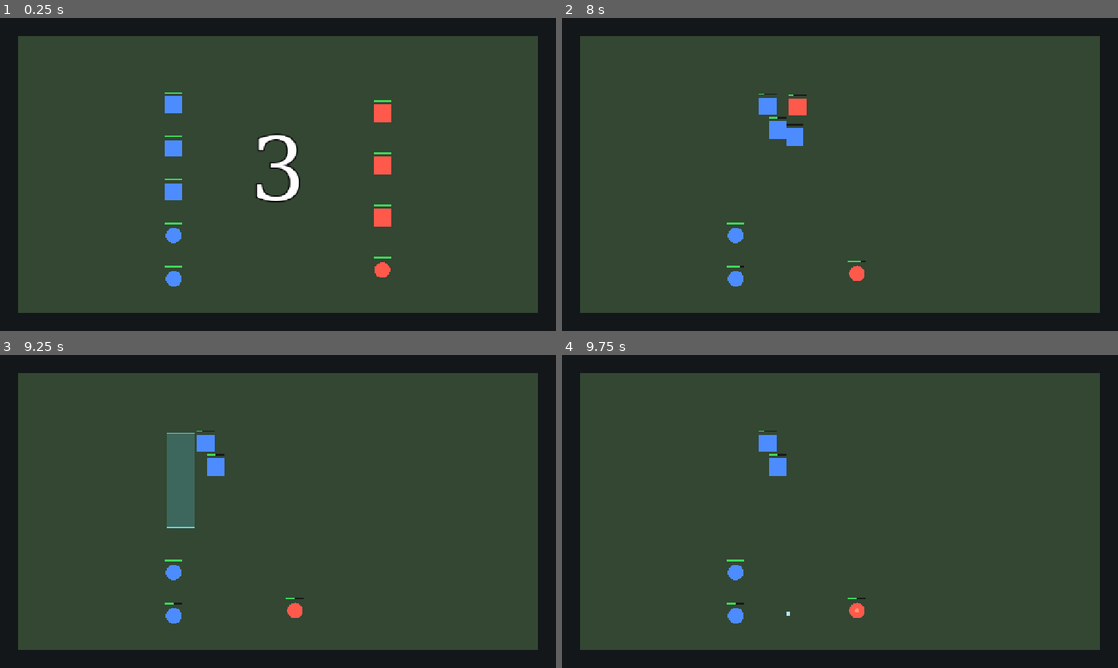
Above: before the commit, frames 1-4 (two rows, left to right).
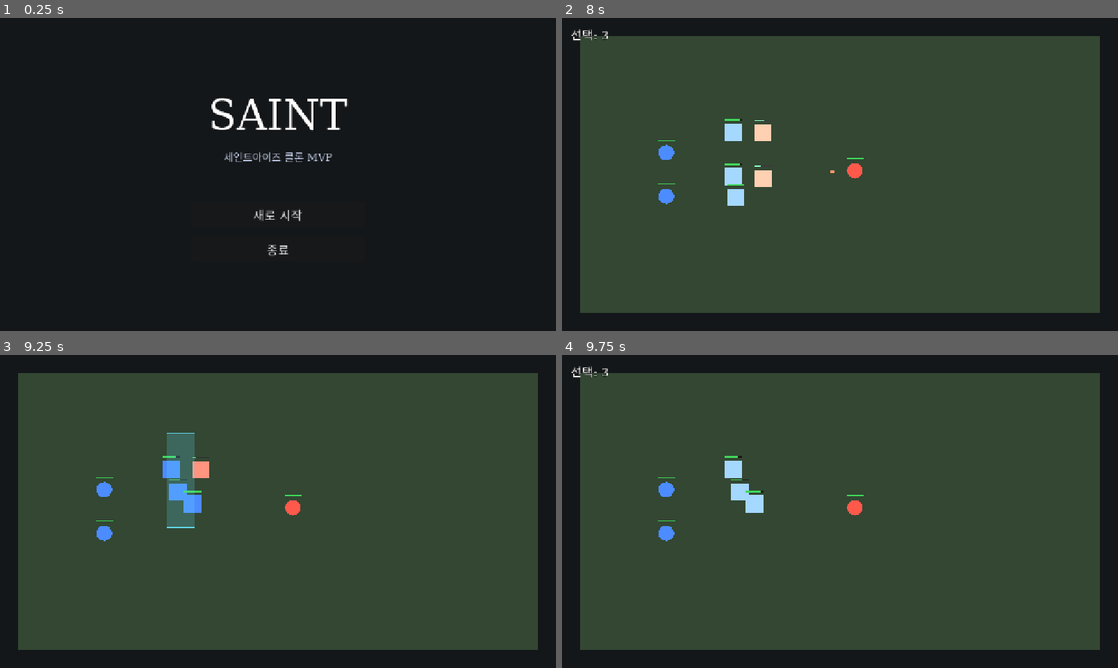
Above: after the commit, the same moments.

Repository: nugurejeil/projectSaint
Game: Godot game, scene res://scenes/Title.tscn
Same seed, same stepped clock (60 frames per second), same inputs: the game is played once before the commit and once after it. Before the commit the project starts from res://scenes/Main.tscn.
Inputs (mouse positions are in pixels of both pictures, inside the frame that each line leads up to):
- Up to frame 1 (0.25 s): no input
- Up to frame 2 (8 s): click (840, 215) at 0.5 s, where only the run after the commit has a clickable "새로 시작"; click (840, 240) at 1.25 s, where only the run after the commit has a clickable "타이틀로"; click (840, 249) at 2 s, where only the run after the commit has a clickable "이어하기"; click (840, 208) at 2.75 s, where only the run after the commit has a clickable "전투 시작"; tap Enter at 3.5 s; move the mouse to (962, 158) at 3.52 s; tap R at 3.6, 5.3, 6.8 s; click (962, 158) at 3.67 s; drag from (728, 190) to (762, 105) at 4.27 s; move the mouse to (895, 105) at 5.02 s; tap 1 at 5.1 s; click (895, 105) at 5.17 s; drag from (812, 237) to (767, 152) at 5.77 s; move the mouse to (1006, 221) at 6.52 s; hold A 6.53-7.25 s; tap 3 at 6.6 s; click (1006, 221) at 6.67 s; drag from (673, 127) to (734, 277) at 7.27 s
- Up to frame 3 (9.25 s): move the mouse to (305, 511) at 8.02 s; hold S 8.03-8.75 s; tap R at 8.1 s; click (305, 511) at 8.17 s; drag from (194, 433) to (166, 527) at 8.77 s
- Up to frame 4 (9.75 s): move the mouse to (962, 495) at 9.52 s; tap 2 at 9.6 s; click (962, 495) at 9.67 s

The runs differ from the first frame. In frame 1, 82% of the frame differs, in the area x 3-97%, y 5-95%; in frame 2, 2.5%; in frame 3, 1.8%; in frame 4, 1.8%.

Commit message:
P8: 5-stage campaign with title/prep/result screens and save/load
- Expand Stages.gd to 5 stages with per-stage battlefield rects and varied deployments (P8-23-1, 23-2)
- Add GameState autoload for cross-scene state (current_stage, last battle stats) with user://save.json round-trip
- New Title and Prep scenes; Main becomes battle scene reading GameState (P8-24-1, 24-2)
- Result panel with kills/survivors and next/retry/title buttons; final win returns to title (P8-24-3, 24-4)
- Title shows "이어하기" only when save exists; policy: save persists on loss, deleted on final win or new start (P8-25)
- Buff player-only stats via PLAYER_MELEE/PLAYER_RANGED so ally combat power scales without touching enemies
- Renumber upcoming phases: mercenary/economy now P9, scale/tactics P10, game feel P11

Co-Authored-By: Claude Opus 4.7 (1M context) <noreply@anthropic.com>

Diff:
--- a/project.godot
+++ b/project.godot
@@ -11,9 +11,13 @@
 [application]
 
 config/name="Saint"
-run/main_scene="res://scenes/Main.tscn"
+run/main_scene="res://scenes/Title.tscn"
 config/features=PackedStringArray("4.7", "GL Compatibility")
 config/icon="res://icon.svg"
+
+[autoload]
+
+GameState="*res://scripts/GameState.gd"
 
 [display]
 
--- a/scenes/Main.tscn
+++ b/scenes/Main.tscn
@@ -20,18 +20,58 @@
 
 [node name="UI" type="CanvasLayer" parent="."]
 
-[node name="ResultLabel" type="Label" parent="UI"]
+[node name="ResultPanel" type="Control" parent="UI"]
 anchor_right = 1.0
 anchor_bottom = 1.0
-mouse_filter = 2
+visible = false
+
+[node name="Dim" type="ColorRect" parent="UI/ResultPanel"]
+anchor_right = 1.0
+anchor_bottom = 1.0
+color = Color(0, 0, 0, 0.55)
+
+[node name="VBox" type="VBoxContainer" parent="UI/ResultPanel"]
+anchor_left = 0.5
+anchor_top = 0.5
+anchor_right = 0.5
+anchor_bottom = 0.5
+offset_left = -260.0
+offset_top = -200.0
+offset_right = 260.0
+offset_bottom = 200.0
+alignment = 1
+theme_override_constants/separation = 22
+
+[node name="ResultTitle" type="Label" parent="UI/ResultPanel/VBox"]
 theme_override_colors/font_color = Color(1, 1, 1, 1)
 theme_override_colors/font_outline_color = Color(0, 0, 0, 1)
-theme_override_constants/outline_size = 12
-theme_override_font_sizes/font_size = 128
+theme_override_constants/outline_size = 8
+theme_override_font_sizes/font_size = 84
 theme_override_fonts/font = SubResource("SystemFont_result")
+text = "결과"
 horizontal_alignment = 1
-vertical_alignment = 1
-visible = false
+
+[node name="ResultStats" type="Label" parent="UI/ResultPanel/VBox"]
+theme_override_colors/font_color = Color(0.9, 0.95, 1, 1)
+theme_override_font_sizes/font_size = 26
+theme_override_fonts/font = SubResource("SystemFont_result")
+text = ""
+horizontal_alignment = 1
+
+[node name="Spacer" type="Control" parent="UI/ResultPanel/VBox"]
+custom_minimum_size = Vector2(0, 20)
+
+[node name="PrimaryButton" type="Button" parent="UI/ResultPanel/VBox"]
+custom_minimum_size = Vector2(0, 56)
+theme_override_font_sizes/font_size = 26
+theme_override_fonts/font = SubResource("SystemFont_result")
+text = "다음"
+
+[node name="SecondaryButton" type="Button" parent="UI/ResultPanel/VBox"]
+custom_minimum_size = Vector2(0, 48)
+theme_override_font_sizes/font_size = 22
+theme_override_fonts/font = SubResource("SystemFont_result")
+text = "타이틀로"
 
 [node name="CountdownLabel" type="Label" parent="UI"]
 anchor_right = 1.0
--- /dev/null
+++ b/scenes/Prep.tscn
@@ -0,0 +1,68 @@
+[gd_scene load_steps=3 format=3]
+
+[ext_resource type="Script" path="res://scripts/Prep.gd" id="1_prep"]
+
+[sub_resource type="SystemFont" id="SystemFont_prep"]
+font_names = PackedStringArray("Apple SD Gothic Neo", "sans-serif")
+
+[node name="Prep" type="Control"]
+anchor_right = 1.0
+anchor_bottom = 1.0
+script = ExtResource("1_prep")
+
+[node name="Background" type="ColorRect" parent="."]
+anchor_right = 1.0
+anchor_bottom = 1.0
+color = Color(0.12, 0.14, 0.16, 1)
+
+[node name="VBox" type="VBoxContainer" parent="."]
+anchor_left = 0.5
+anchor_top = 0.5
+anchor_right = 0.5
+anchor_bottom = 0.5
+offset_left = -320.0
+offset_top = -220.0
+offset_right = 320.0
+offset_bottom = 220.0
+alignment = 1
+theme_override_constants/separation = 20
+
+[node name="StageLabel" type="Label" parent="VBox"]
+theme_override_colors/font_color = Color(1, 1, 1, 1)
+theme_override_font_sizes/font_size = 56
+theme_override_fonts/font = SubResource("SystemFont_prep")
+text = "스테이지 1 / 5"
+horizontal_alignment = 1
+
+[node name="SummaryLabel" type="Label" parent="VBox"]
+theme_override_colors/font_color = Color(0.85, 0.9, 1, 1)
+theme_override_font_sizes/font_size = 22
+theme_override_fonts/font = SubResource("SystemFont_prep")
+text = ""
+horizontal_alignment = 1
+autowrap_mode = 3
+
+[node name="LastResultLabel" type="Label" parent="VBox"]
+theme_override_colors/font_color = Color(0.9, 0.85, 0.5, 1)
+theme_override_font_sizes/font_size = 20
+theme_override_fonts/font = SubResource("SystemFont_prep")
+text = ""
+horizontal_alignment = 1
+
+[node name="Spacer" type="Control" parent="VBox"]
+custom_minimum_size = Vector2(0, 20)
+
+[node name="BattleButton" type="Button" parent="VBox"]
+custom_minimum_size = Vector2(0, 56)
+theme_override_font_sizes/font_size = 28
+theme_override_fonts/font = SubResource("SystemFont_prep")
+text = "전투 시작"
+
+[node name="TitleButton" type="Button" parent="VBox"]
+custom_minimum_size = Vector2(0, 48)
+theme_override_font_sizes/font_size = 22
+theme_override_fonts/font = SubResource("SystemFont_prep")
+text = "타이틀로"
+
+[connection signal="pressed" from="VBox/BattleButton" to="." method="_on_battle_pressed"]
+[connection signal="pressed" from="VBox/TitleButton" to="." method="_on_title_pressed"]
--- /dev/null
+++ b/scenes/Title.tscn
@@ -0,0 +1,70 @@
+[gd_scene load_steps=3 format=3]
+
+[ext_resource type="Script" path="res://scripts/Title.gd" id="1_title"]
+
+[sub_resource type="SystemFont" id="SystemFont_title"]
+font_names = PackedStringArray("Apple SD Gothic Neo", "sans-serif")
+
+[node name="Title" type="Control"]
+anchor_right = 1.0
+anchor_bottom = 1.0
+script = ExtResource("1_title")
+
+[node name="Background" type="ColorRect" parent="."]
+anchor_right = 1.0
+anchor_bottom = 1.0
+color = Color(0.08, 0.09, 0.1, 1)
+
+[node name="VBox" type="VBoxContainer" parent="."]
+anchor_left = 0.5
+anchor_top = 0.5
+anchor_right = 0.5
+anchor_bottom = 0.5
+offset_left = -200.0
+offset_top = -180.0
+offset_right = 200.0
+offset_bottom = 180.0
+alignment = 1
+theme_override_constants/separation = 24
+
+[node name="TitleLabel" type="Label" parent="VBox"]
+theme_override_colors/font_color = Color(1, 1, 1, 1)
+theme_override_colors/font_outline_color = Color(0, 0, 0, 1)
+theme_override_constants/outline_size = 6
+theme_override_font_sizes/font_size = 96
+theme_override_fonts/font = SubResource("SystemFont_title")
+text = "SAINT"
+horizontal_alignment = 1
+
+[node name="Subtitle" type="Label" parent="VBox"]
+theme_override_colors/font_color = Color(0.75, 0.8, 0.9, 1)
+theme_override_font_sizes/font_size = 24
+theme_override_fonts/font = SubResource("SystemFont_title")
+text = "세인트아이즈 클론 MVP"
+horizontal_alignment = 1
+
+[node name="Spacer" type="Control" parent="VBox"]
+custom_minimum_size = Vector2(0, 40)
+
+[node name="StartButton" type="Button" parent="VBox"]
+custom_minimum_size = Vector2(0, 56)
+theme_override_font_sizes/font_size = 28
+theme_override_fonts/font = SubResource("SystemFont_title")
+text = "새로 시작"
+
+[node name="ContinueButton" type="Button" parent="VBox"]
+custom_minimum_size = Vector2(0, 56)
+theme_override_font_sizes/font_size = 28
+theme_override_fonts/font = SubResource("SystemFont_title")
+text = "이어하기"
+visible = false
+
+[node name="QuitButton" type="Button" parent="VBox"]
+custom_minimum_size = Vector2(0, 56)
+theme_override_font_sizes/font_size = 28
+theme_override_fonts/font = SubResource("SystemFont_title")
+text = "종료"
+
+[connection signal="pressed" from="VBox/StartButton" to="." method="_on_start_pressed"]
+[connection signal="pressed" from="VBox/ContinueButton" to="." method="_on_continue_pressed"]
+[connection signal="pressed" from="VBox/QuitButton" to="." method="_on_quit_pressed"]
--- /dev/null
+++ b/scripts/GameState.gd
@@ -0,0 +1,86 @@
+extends Node
+
+const SAVE_PATH := "user://save.json"
+
+var current_stage: int = 0
+var last_result: String = ""
+var last_kills: int = 0
+var last_player_losses: int = 0
+var last_survivors: int = 0
+
+
+func reset_campaign() -> void:
+	current_stage = 0
+	last_result = ""
+	last_kills = 0
+	last_player_losses = 0
+	last_survivors = 0
+	delete_save()
+	print("[GameState] campaign reset")
+
+
+func record_battle(result: String, kills: int, player_losses: int, survivors: int) -> void:
+	last_result = result
+	last_kills = kills
+	last_player_losses = player_losses
+	last_survivors = survivors
+	print("[GameState] record: %s kills=%d losses=%d survivors=%d" % [result, kills, player_losses, survivors])
+
+
+func advance_stage() -> void:
+	current_stage += 1
+	print("[GameState] advance -> stage %d" % (current_stage + 1))
+
+
+func is_last_stage() -> bool:
+	return current_stage + 1 >= Stages.STAGES.size()
+
+
+func has_save() -> bool:
+	return FileAccess.file_exists(SAVE_PATH)
+
+
+func save() -> void:
+	var f := FileAccess.open(SAVE_PATH, FileAccess.WRITE)
+	if f == null:
+		push_warning("[GameState] save open failed: %s" % FileAccess.get_open_error())
+		return
+	var payload := {"current_stage": current_stage}
+	f.store_string(JSON.stringify(payload))
+	print("[GameState] saved stage %d" % (current_stage + 1))
+
+
+func load_save() -> bool:
+	if not has_save():
+		return false
+	var f := FileAccess.open(SAVE_PATH, FileAccess.READ)
+	if f == null:
+		push_warning("[GameState] load open failed: %s" % FileAccess.get_open_error())
+		return false
+	var text := f.get_as_text()
+	var parsed: Variant = JSON.parse_string(text)
+	if not (parsed is Dictionary) or not parsed.has("current_stage"):
+		push_warning("[GameState] invalid save payload, discarding")
+		delete_save()
+		return false
+	var idx: int = int(parsed["current_stage"])
+	if idx < 0 or idx >= Stages.STAGES.size():
+		push_warning("[GameState] save stage %d out of range, discarding" % (idx + 1))
+		delete_save()
+		return false
+	current_stage = idx
+	last_result = ""
+	last_kills = 0
+	last_player_losses = 0
+	last_survivors = 0
+	print("[GameState] loaded stage %d" % (current_stage + 1))
+	return true
+
+
+func delete_save() -> void:
+	if not has_save():
+		return
+	var da := DirAccess.open("user://")
+	if da != null:
+		da.remove("save.json")
+	print("[GameState] save deleted")
--- a/scripts/Main.gd
+++ b/scripts/Main.gd
@@ -9,11 +9,18 @@
 var _squads: Dictionary = {}
 var _attack_armed: bool = false
 var _countdown_left: float = 0.0
+var _initial_enemy_count: int = 0
+var _initial_player_count: int = 0
 
 const SQUAD_KEYS := {KEY_1: 1, KEY_2: 2, KEY_3: 3}
 
 @onready var _units: Node2D = $Units
-@onready var _result_label: Label = $UI/ResultLabel
+@onready var _battlefield: Polygon2D = $Battlefield
+@onready var _result_panel: Control = $UI/ResultPanel
+@onready var _result_title: Label = $UI/ResultPanel/VBox/ResultTitle
+@onready var _result_stats: Label = $UI/ResultPanel/VBox/ResultStats
+@onready var _result_primary_button: Button = $UI/ResultPanel/VBox/PrimaryButton
+@onready var _result_secondary_button: Button = $UI/ResultPanel/VBox/SecondaryButton
 @onready var _selection_label: Label = $UI/SelectionCountLabel
 @onready var _countdown_label: Label = $UI/CountdownLabel
 @onready var _drag_box: Node2D = $DragBox
@@ -26,7 +33,9 @@
 
 
 func _ready() -> void:
-	_load_stage(0)
+	_result_primary_button.pressed.connect(_on_primary_result_pressed)
+	_result_secondary_button.pressed.connect(_on_secondary_result_pressed)
+	_load_stage(GameState.current_stage)
 
 
 func _load_stage(idx: int) -> void:
@@ -34,8 +43,20 @@
 	var stage: Dictionary = Stages.STAGES[idx]
 	print("[Main] load stage %d: %s" % [idx + 1, stage["name"]])
 	_clear_battle()
+	_apply_battlefield(stage["battlefield"])
 	_spawn_stage_units(stage)
 	_start_countdown()
+
+
+func _apply_battlefield(rect: Rect2) -> void:
+	var tl := rect.position
+	var br := rect.end
+	_battlefield.polygon = PackedVector2Array([
+		tl,
+		Vector2(br.x, tl.y),
+		br,
+		Vector2(tl.x, br.y),
+	])
 
 
 func _clear_battle() -> void:
@@ -49,17 +70,21 @@
 	_dragging = false
 	_drag_box.hide_rect()
 	_game_over = false
-	_result_label.visible = false
+	_result_panel.visible = false
 	_refresh_selection_ui()
 
 
 func _spawn_stage_units(stage: Dictionary) -> void:
 	var counters: Dictionary = {}
+	var rect: Rect2 = stage["battlefield"]
+	_initial_player_count = 0
+	_initial_enemy_count = 0
 	for spec in stage["units"]:
 		var u: Unit = UnitScene.instantiate()
 		u.team = spec["team"]
 		u.unit_type = Unit.UnitType.RANGED if spec["type"] == "ranged" else Unit.UnitType.MELEE
 		u.position = spec["pos"]
+		u.battlefield_rect = rect
 		var key: String = "%d_%s" % [spec["team"], spec["type"]]
 		counters[key] = counters.get(key, 0) + 1
 		var prefix: String = "P" if spec["team"] == Unit.TEAM_PLAYER else "E"
@@ -68,6 +93,10 @@
 		u.active = false
 		u.died.connect(_on_unit_died)
 		_units.add_child(u)
+		if spec["team"] == Unit.TEAM_PLAYER:
+			_initial_player_count += 1
+		else:
+			_initial_enemy_count += 1
 
 
 func _start_countdown() -> void:
@@ -93,12 +122,6 @@
 
 func _unhandled_input(event: InputEvent) -> void:
 	if _game_over:
-		if event is InputEventKey and event.pressed and not event.echo and event.keycode == KEY_R:
-			var next_idx := _stage_index
-			if _last_won:
-				next_idx = (_stage_index + 1) % Stages.STAGES.size()
-			print("[Main] R restart: stage %d -> %d (won=%s)" % [_stage_index + 1, next_idx + 1, _last_won])
-			_load_stage(next_idx)
 		return
 	if _countdown_left > 0.0:
 		return
@@ -358,17 +381,50 @@
 	_game_over = true
 	var stage_num := _stage_index + 1
 	var last_stage := _stage_index + 1 >= Stages.STAGES.size()
+	var kills := _initial_enemy_count - enemies_alive
+	var losses := _initial_player_count - players_alive
+	var result: String
 	if players_alive == 0 and enemies_alive == 0:
 		_last_won = false
-		_result_label.text = "무승부\n[R] 재도전"
+		result = "draw"
+		_result_title.text = "무승부"
 	elif enemies_alive == 0:
 		_last_won = true
-		if last_stage:
-			_result_label.text = "완주!\n[R] 처음부터"
-		else:
-			_result_label.text = "스테이지 %d 클리어!\n[R] 다음" % stage_num
+		result = "win"
+		_result_title.text = "완주!" if last_stage else "스테이지 %d 클리어" % stage_num
 	else:
 		_last_won = false
-		_result_label.text = "패배\n[R] 재도전"
-	_result_label.visible = true
-	print("[Main] GAME OVER stage=%d won=%s -> %s" % [stage_num, _last_won, _result_label.text])
+		result = "lose"
+		_result_title.text = "패배"
+	_result_stats.text = "처치 %d · 아군 생존 %d / %d" % [kills, players_alive, _initial_player_count]
+	if _last_won and last_stage:
+		_result_primary_button.text = "타이틀로"
+		_result_secondary_button.visible = false
+	elif _last_won:
+		_result_primary_button.text = "다음 스테이지"
+		_result_secondary_button.text = "타이틀로"
+		_result_secondary_button.visible = true
+	else:
+		_result_primary_button.text = "재도전"
+		_result_secondary_button.text = "타이틀로"
+		_result_secondary_button.visible = true
+	_result_panel.visible = true
+	GameState.record_battle(result, kills, losses, players_alive)
+	print("[Main] GAME OVER stage=%d result=%s kills=%d losses=%d" % [stage_num, result, kills, losses])
+
+
+func _on_primary_result_pressed() -> void:
+	if _last_won and GameState.is_last_stage():
+		GameState.delete_save()
+		print("[Main] primary -> Title (campaign complete)")
+		get_tree().change_scene_to_file("res://scenes/Title.tscn")
+		return
+	if _last_won:
+		GameState.advance_stage()
+	print("[Main] primary -> Prep (stage %d)" % (GameState.current_stage + 1))
+	get_tree().change_scene_to_file("res://scenes/Prep.tscn")
+
+
+func _on_secondary_result_pressed() -> void:
+	print("[Main] secondary -> Title")
+	get_tree().change_scene_to_file("res://scenes/Title.tscn")
--- /dev/null
+++ b/scripts/Prep.gd
@@ -0,0 +1,54 @@
+extends Control
+
+@onready var _stage_label: Label = $VBox/StageLabel
+@onready var _summary_label: Label = $VBox/SummaryLabel
+@onready var _last_result_label: Label = $VBox/LastResultLabel
+
+
+func _ready() -> void:
+	var idx: int = GameState.current_stage
+	var stage: Dictionary = Stages.STAGES[idx]
+	_stage_label.text = "스테이지 %d / %d" % [idx + 1, Stages.STAGES.size()]
+	_summary_label.text = "%s\n%s" % [stage["name"], _summarize_units(stage)]
+	if GameState.last_result == "":
+		_last_result_label.visible = false
+	else:
+		_last_result_label.text = _format_last_result()
+		_last_result_label.visible = true
+	GameState.save()
+	print("[Prep] stage %d ready" % (idx + 1))
+
+
+func _summarize_units(stage: Dictionary) -> String:
+	var counts := {"player_melee": 0, "player_ranged": 0, "enemy_melee": 0, "enemy_ranged": 0}
+	for spec in stage["units"]:
+		var key: String = ("player_" if spec["team"] == 0 else "enemy_") + spec["type"]
+		counts[key] += 1
+	var player_total: int = counts["player_melee"] + counts["player_ranged"]
+	var enemy_total: int = counts["enemy_melee"] + counts["enemy_ranged"]
+	return "아군 %d (근접 %d · 원거리 %d) vs 적 %d (근접 %d · 원거리 %d)" % [
+		player_total, counts["player_melee"], counts["player_ranged"],
+		enemy_total, counts["enemy_melee"], counts["enemy_ranged"],
+	]
+
+
+func _format_last_result() -> String:
+	match GameState.last_result:
+		"win":
+			return "직전 전투: 승리 (처치 %d · 생존 %d)" % [GameState.last_kills, GameState.last_survivors]
+		"lose":
+			return "직전 전투: 패배 (처치 %d · 아군 손실 %d)" % [GameState.last_kills, GameState.last_player_losses]
+		"draw":
+			return "직전 전투: 무승부"
+		_:
+			return ""
+
+
+func _on_battle_pressed() -> void:
+	print("[Prep] battle -> Main")
+	get_tree().change_scene_to_file("res://scenes/Main.tscn")
+
+
+func _on_title_pressed() -> void:
+	print("[Prep] title")
+	get_tree().change_scene_to_file("res://scenes/Title.tscn")
--- a/scripts/Stages.gd
+++ b/scripts/Stages.gd
@@ -3,33 +3,83 @@
 
 const STAGES := [
 	{
-		"name": "1. 쉬움 (5 vs 4)",
+		"name": "1. 조우전 (5 vs 3)",
+		"battlefield": Rect2(40, 40, 1200, 640),
 		"units": [
-			{"team": 0, "type": "melee", "pos": Vector2(400, 200)},
-			{"team": 0, "type": "melee", "pos": Vector2(400, 300)},
-			{"team": 0, "type": "melee", "pos": Vector2(400, 400)},
-			{"team": 0, "type": "ranged", "pos": Vector2(400, 500)},
-			{"team": 0, "type": "ranged", "pos": Vector2(400, 600)},
-			{"team": 1, "type": "melee", "pos": Vector2(880, 220)},
-			{"team": 1, "type": "melee", "pos": Vector2(880, 340)},
-			{"team": 1, "type": "melee", "pos": Vector2(880, 460)},
-			{"team": 1, "type": "ranged", "pos": Vector2(880, 580)},
+			{"team": 0, "type": "melee", "pos": Vector2(320, 260)},
+			{"team": 0, "type": "melee", "pos": Vector2(320, 360)},
+			{"team": 0, "type": "melee", "pos": Vector2(320, 460)},
+			{"team": 0, "type": "ranged", "pos": Vector2(240, 310)},
+			{"team": 0, "type": "ranged", "pos": Vector2(240, 410)},
+			{"team": 1, "type": "melee", "pos": Vector2(960, 280)},
+			{"team": 1, "type": "melee", "pos": Vector2(960, 400)},
+			{"team": 1, "type": "ranged", "pos": Vector2(1040, 340)},
 		],
 	},
 	{
-		"name": "2. 어려움 (5 vs 6)",
+		"name": "2. 넓은 평원 (5 vs 4)",
+		"battlefield": Rect2(20, 20, 1240, 680),
 		"units": [
-			{"team": 0, "type": "melee", "pos": Vector2(400, 200)},
-			{"team": 0, "type": "melee", "pos": Vector2(400, 300)},
-			{"team": 0, "type": "melee", "pos": Vector2(400, 400)},
-			{"team": 0, "type": "ranged", "pos": Vector2(400, 500)},
-			{"team": 0, "type": "ranged", "pos": Vector2(400, 600)},
-			{"team": 1, "type": "melee", "pos": Vector2(880, 180)},
-			{"team": 1, "type": "melee", "pos": Vector2(880, 280)},
-			{"team": 1, "type": "melee", "pos": Vector2(880, 380)},
-			{"team": 1, "type": "melee", "pos": Vector2(880, 480)},
-			{"team": 1, "type": "ranged", "pos": Vector2(880, 130)},
-			{"team": 1, "type": "ranged", "pos": Vector2(880, 620)},
+			{"team": 0, "type": "melee", "pos": Vector2(280, 200)},
+			{"team": 0, "type": "melee", "pos": Vector2(280, 320)},
+			{"team": 0, "type": "melee", "pos": Vector2(280, 440)},
+			{"team": 0, "type": "ranged", "pos": Vector2(200, 260)},
+			{"team": 0, "type": "ranged", "pos": Vector2(200, 380)},
+			{"team": 1, "type": "melee", "pos": Vector2(1000, 220)},
+			{"team": 1, "type": "melee", "pos": Vector2(1000, 340)},
+			{"team": 1, "type": "melee", "pos": Vector2(1000, 460)},
+			{"team": 1, "type": "ranged", "pos": Vector2(1080, 340)},
+		],
+	},
+	{
+		"name": "3. 좁은 회랑 (5 vs 5)",
+		"battlefield": Rect2(40, 180, 1200, 360),
+		"units": [
+			{"team": 0, "type": "melee", "pos": Vector2(280, 280)},
+			{"team": 0, "type": "melee", "pos": Vector2(280, 360)},
+			{"team": 0, "type": "melee", "pos": Vector2(280, 440)},
+			{"team": 0, "type": "ranged", "pos": Vector2(200, 320)},
+			{"team": 0, "type": "ranged", "pos": Vector2(200, 400)},
+			{"team": 1, "type": "melee", "pos": Vector2(1000, 260)},
+			{"team": 1, "type": "melee", "pos": Vector2(1000, 360)},
+			{"team": 1, "type": "melee", "pos": Vector2(1000, 460)},
+			{"team": 1, "type": "ranged", "pos": Vector2(1080, 300)},
+			{"team": 1, "type": "ranged", "pos": Vector2(1080, 420)},
+		],
+	},
+	{
+		"name": "4. 포위 (5 vs 6)",
+		"battlefield": Rect2(40, 40, 1200, 640),
+		"units": [
+			{"team": 0, "type": "melee", "pos": Vector2(600, 340)},
+			{"team": 0, "type": "melee", "pos": Vector2(660, 340)},
+			{"team": 0, "type": "melee", "pos": Vector2(720, 340)},
+			{"team": 0, "type": "ranged", "pos": Vector2(630, 400)},
+			{"team": 0, "type": "ranged", "pos": Vector2(690, 400)},
+			{"team": 1, "type": "melee", "pos": Vector2(200, 140)},
+			{"team": 1, "type": "melee", "pos": Vector2(1120, 140)},
+			{"team": 1, "type": "melee", "pos": Vector2(200, 560)},
+			{"team": 1, "type": "melee", "pos": Vector2(1120, 560)},
+			{"team": 1, "type": "ranged", "pos": Vector2(660, 100)},
+			{"team": 1, "type": "ranged", "pos": Vector2(660, 620)},
+		],
+	},
+	{
+		"name": "5. 최후의 전선 (5 vs 7)",
+		"battlefield": Rect2(20, 20, 1240, 680),
+		"units": [
+			{"team": 0, "type": "melee", "pos": Vector2(260, 260)},
+			{"team": 0, "type": "melee", "pos": Vector2(260, 360)},
+			{"team": 0, "type": "melee", "pos": Vector2(260, 460)},
+			{"team": 0, "type": "ranged", "pos": Vector2(180, 310)},
+			{"team": 0, "type": "ranged", "pos": Vector2(180, 410)},
+			{"team": 1, "type": "melee", "pos": Vector2(1000, 180)},
+			{"team": 1, "type": "melee", "pos": Vector2(1000, 300)},
+			{"team": 1, "type": "melee", "pos": Vector2(1000, 420)},
+			{"team": 1, "type": "melee", "pos": Vector2(1000, 540)},
+			{"team": 1, "type": "ranged", "pos": Vector2(1100, 220)},
+			{"team": 1, "type": "ranged", "pos": Vector2(1100, 360)},
+			{"team": 1, "type": "ranged", "pos": Vector2(1100, 500)},
 		],
 	},
 ]
--- /dev/null
+++ b/scripts/Title.gd
@@ -0,0 +1,27 @@
+extends Control
+
+@onready var _continue_button: Button = $VBox/ContinueButton
+
+
+func _ready() -> void:
+	_continue_button.visible = GameState.has_save()
+
+
+func _on_start_pressed() -> void:
+	GameState.reset_campaign()
+	print("[Title] start -> Prep")
+	get_tree().change_scene_to_file("res://scenes/Prep.tscn")
+
+
+func _on_continue_pressed() -> void:
+	if not GameState.load_save():
+		print("[Title] continue failed (no save)")
+		_continue_button.visible = false
+		return
+	print("[Title] continue -> Prep (stage %d)" % (GameState.current_stage + 1))
+	get_tree().change_scene_to_file("res://scenes/Prep.tscn")
+
+
+func _on_quit_pressed() -> void:
+	print("[Title] quit")
+	get_tree().quit()
--- a/scripts/Unit.gd
+++ b/scripts/Unit.gd
@@ -26,6 +26,7 @@
 var _attack_moving: bool = false
 var _attack_move_target: Vector2 = Vector2.ZERO
 var _auto_engaging: bool = false
+var battlefield_rect: Rect2 = Rect2(40, 40, 1200, 640)
 
 const FLASH_DURATION: float = 0.15
 const FLASH_COLOR := Color(3.0, 3.0, 3.0, 1.0)
@@ -36,8 +37,7 @@
 const RANGED_KITE_MIN_DIST: float = 140.0
 const RANGED_KITE_BUFFER: float = 40.0
 const PLAYER_AUTO_ENGAGE_RADIUS: float = 220.0
-const BATTLEFIELD_MIN := Vector2(60.0, 60.0)
-const BATTLEFIELD_MAX := Vector2(1220.0, 660.0)
+const UNIT_EDGE_INSET: float = 20.0
 
 const ProjectileScript := preload("res://scripts/Projectile.gd")
 
@@ -62,7 +62,11 @@
 
 
 func _apply_type() -> void:
-	var s := UnitStats.RANGED if unit_type == UnitType.RANGED else UnitStats.MELEE
+	var s: Dictionary
+	if team == TEAM_PLAYER:
+		s = UnitStats.PLAYER_RANGED if unit_type == UnitType.RANGED else UnitStats.PLAYER_MELEE
+	else:
+		s = UnitStats.RANGED if unit_type == UnitType.RANGED else UnitStats.MELEE
 	max_health = s["health"]
 	move_speed = s["speed"]
 	attack_range = s["range"]
@@ -137,7 +141,8 @@
 			if away.length() < 1.0:
 				away = Vector2.RIGHT.rotated(randf() * TAU)
 			var retreat_pos := target.global_position + away.normalized() * (RANGED_KITE_MIN_DIST + RANGED_KITE_BUFFER)
-			retreat_pos = retreat_pos.clamp(BATTLEFIELD_MIN, BATTLEFIELD_MAX)
+			var inset := Vector2(UNIT_EDGE_INSET, UNIT_EDGE_INSET)
+			retreat_pos = retreat_pos.clamp(battlefield_rect.position + inset, battlefield_rect.end - inset)
 			_set_move_target(retreat_pos)
 		elif dist > attack_range:
 			_set_move_target(target.global_position)
--- a/scripts/UnitStats.gd
+++ b/scripts/UnitStats.gd
@@ -16,3 +16,19 @@
 	"damage": 18.0,
 	"cooldown": 1.4,
 }
+
+const PLAYER_MELEE := {
+	"health": 180.0,
+	"speed": 280.0,
+	"range": 80.0,
+	"damage": 32.0,
+	"cooldown": 0.9,
+}
+
+const PLAYER_RANGED := {
+	"health": 95.0,
+	"speed": 200.0,
+	"range": 300.0,
+	"damage": 24.0,
+	"cooldown": 1.2,
+}
Not shown, added: scripts/GameState.gd.uid
Not shown, added: scripts/Prep.gd.uid
Not shown, added: scripts/Title.gd.uid
Not shown, changed: todo.md
